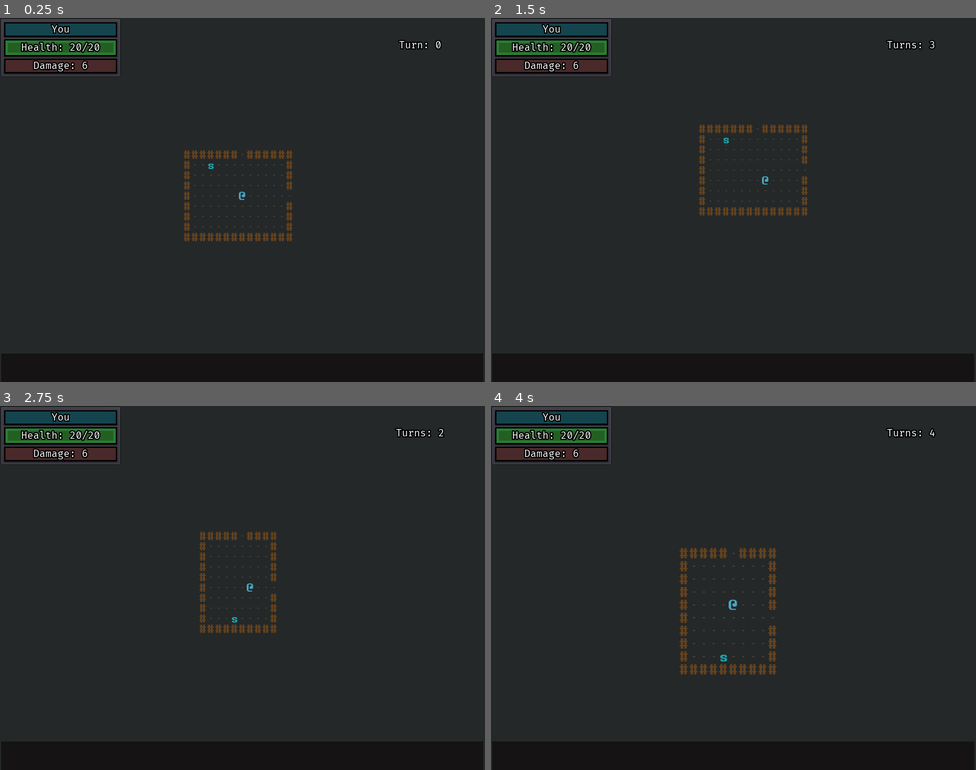
Above: before the commit, frames 1-4 (two rows, left to right).
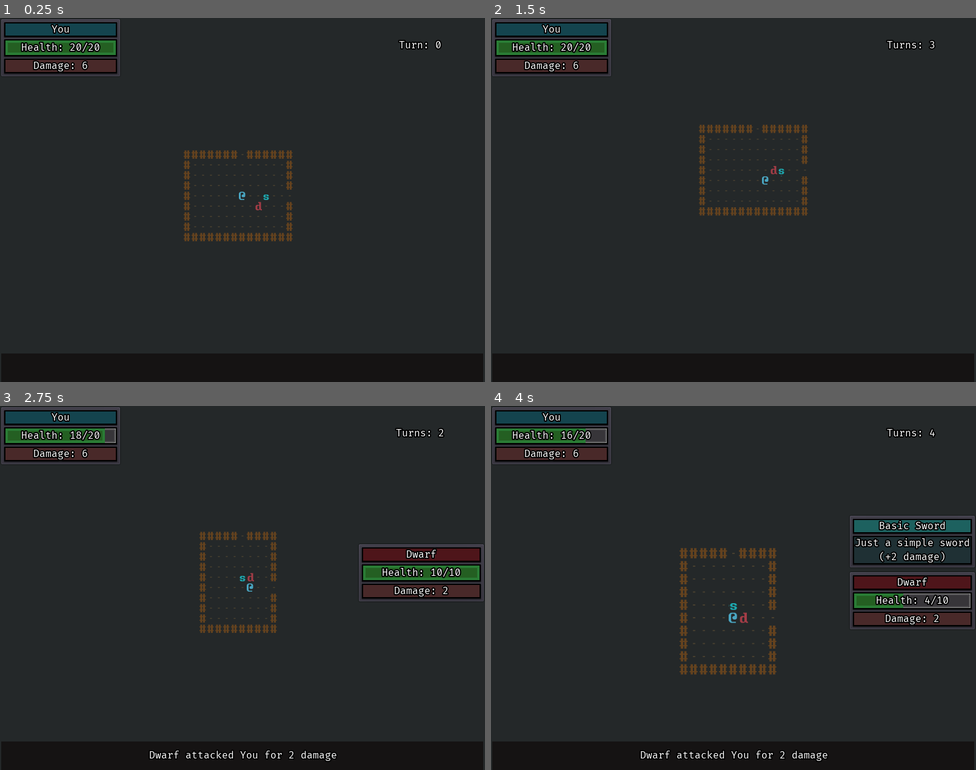
Above: after the commit, the same moments.

Repository: ZenCoderGames/ZRoguelikeGame
Game: Godot game, scene res://scene/main/MainScene.tscn
Same seed, same stepped clock (60 frames per second), same inputs: the game is played once before the commit and once after it.
Inputs:
- Up to frame 1 (0.25 s): no input
- Up to frame 2 (1.5 s): hold Right (move_right) 0.53-1.28 s; tap S (cam_move_down) at 0.6 s; tap Enter at 1.25 s; hold Down (move_down) from 1.28 s (still down); tap A (cam_move_left) at 1.35 s
- Up to frame 3 (2.75 s): tap R (reset_dungeon) at 2 s; release Down (move_down) at 2.03 s; hold Right (move_right) from 2.03 s (still down); tap D (cam_move_right) at 2.1 s
- Up to frame 4 (4 s): release Right (move_right) at 2.78 s; hold Up (move_up) 2.78-3.53 s; tap W (cam_move_up) at 2.85 s; hold Left (move_left) from 3.53 s (still down); tap Q (cam_zoom_in) at 3.6 s

The runs differ from the first frame. In frame 1, less than 0.1% of the frame differs, in the area x 42-56%, y 40-53%; in frame 2, less than 0.1%; in frame 3, 3.9%; in frame 4, 5.9%, in the area x 14-100%, y 6-98%.

Commit message:
Better defaults

Diff:
--- a/scene/main/MainScene.tscn
+++ b/scene/main/MainScene.tscn
@@ -35,7 +35,6 @@
 playerDamageColor = Color( 0.0823529, 0.666667, 0.760784, 1 )
 enemyDamageColor = Color( 0.862745, 0.341176, 0.341176, 1 )
 timeBetweenMoves = 0.2
-dontSpawnEnemies = true
 debugStartRoomColor = Color( 0.0980392, 0.6, 0.105882, 1 )
 debugCriticalPathRoomColor = Color( 0.576471, 0.337255, 0.12549, 1 )
 debugEndRoomColor = Color( 0.792157, 0.270588, 0.270588, 1 )
--- a/scripts/battle/ui/InventoryUI.gd
+++ b/scripts/battle/ui/InventoryUI.gd
@@ -2,7 +2,7 @@
 
 class_name InventoryUI
 
-onready var itemList:VBoxContainer = get_node("Content/HSplitContainer/ItemPanel/Bg/MarginContainer/ItemList")
+onready var itemList:VBoxContainer = get_node("Content/HSplitContainer/ItemPanel/Bg/MarginContainer/ItemList/VBoxContainer")
 const InventoryItem := preload("res://ui/battle/InventoryItem.tscn")
 
 onready var noContent:Node = get_node("NoContent")
@@ -82,6 +82,7 @@
 func _on_consume_selected_item():
 	var selectedItem:Item = playerChar.items[selectedIdx]
 	playerChar.consume_item(selectedItem)
+	selectedIdx = 0
 	_refresh_ui()
 
 func _on_item_selected(idx):
--- a/ui/battle/InventoryUI.tscn
+++ b/ui/battle/InventoryUI.tscn
@@ -91,14 +91,20 @@
 custom_constants/margin_left = 5
 custom_constants/margin_bottom = 5
 
-[node name="ItemList" type="VBoxContainer" parent="Content/HSplitContainer/ItemPanel/Bg/MarginContainer"]
+[node name="ItemList" type="ScrollContainer" parent="Content/HSplitContainer/ItemPanel/Bg/MarginContainer"]
 margin_left = 5.0
 margin_top = 5.0
 margin_right = 195.0
 margin_bottom = 165.0
 size_flags_horizontal = 3
 size_flags_vertical = 3
-custom_constants/separation = 1
+scroll_horizontal_enabled = false
+
+[node name="VBoxContainer" type="VBoxContainer" parent="Content/HSplitContainer/ItemPanel/Bg/MarginContainer/ItemList"]
+margin_right = 190.0
+margin_bottom = 160.0
+size_flags_horizontal = 3
+size_flags_vertical = 3
 
 [node name="DetailsPanel" type="VBoxContainer" parent="Content/HSplitContainer"]
 margin_left = 208.0
Not shown, changed: todoProgress.txt
